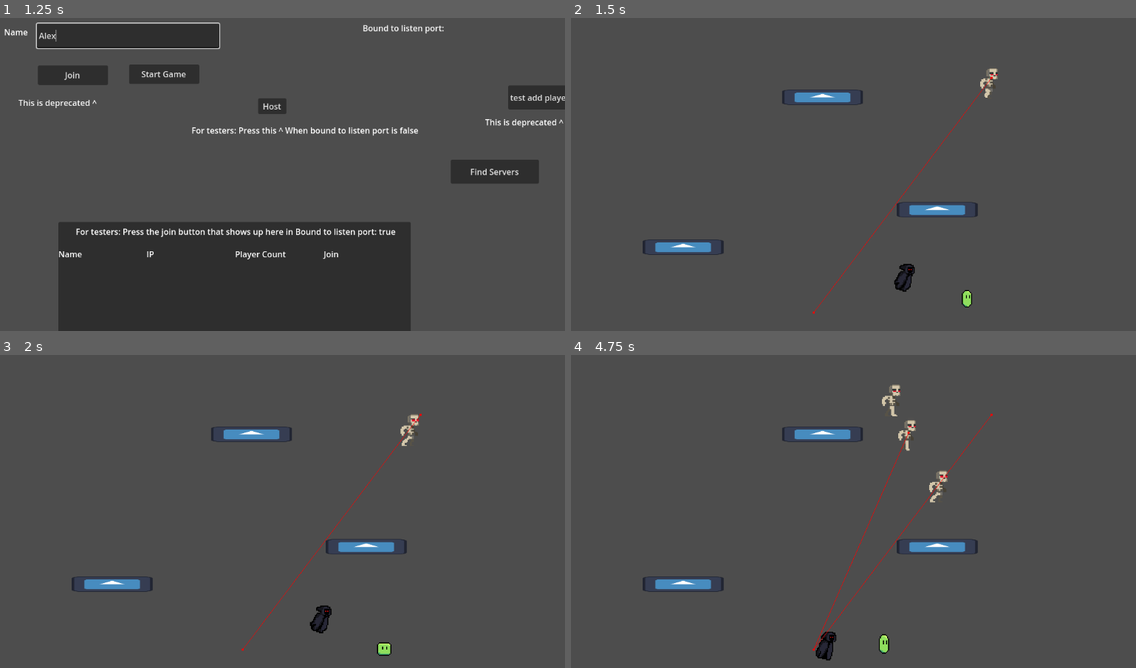
Above: before the commit, frames 1-4 (two rows, left to right).
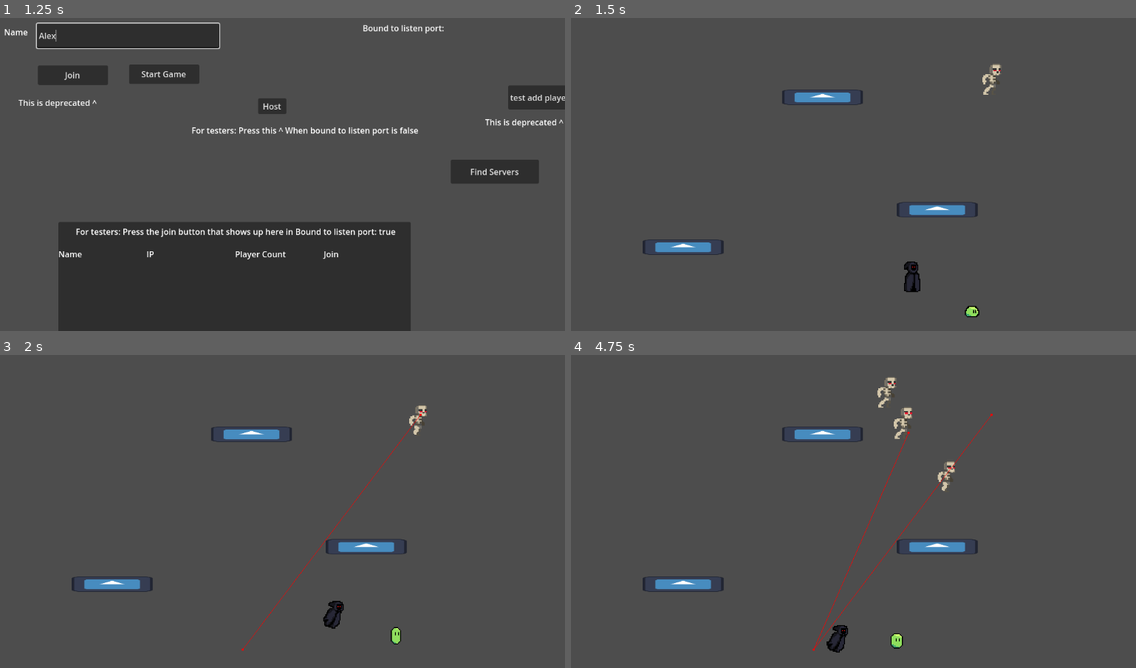
Above: after the commit, the same moments.

Repository: naixsu/CROCPNG
Game: Godot game, scene res://Scenes/Testing/NaixTestScenes/Multiplayer.tscn
Two runs of this game, one before a commit and one after it. Both use one fixed random seed, a clock stepped at 60 frames per second and the inputs below. The engine's default icon, where the game draws it, is replaced by a stand-in: a white triangle on a blue panel in a dark square.
Inputs (mouse positions are in pixels of both pictures, inside the frame that each line leads up to):
- Up to frame 1 (1.25 s): click (129, 36) at 0.52 s; type "Alex" at 0.6 s
- Up to frame 2 (1.5 s): click "Start Game" at 1.25 s
- Up to frame 3 (2 s): no input
- Up to frame 4 (4.75 s): tap Enter (ui_accept) at 2, 2.27, 3.02, 4.52 s; move the mouse to (972, 486) at 2.02 s; press the mouse at (972, 486) at 2.03 s; hold D (Right) 2.03-3.53 s; move the mouse to (723, 517) at 2.77 s; release the mouse at (723, 517) at 2.78 s; right-click (723, 517) at 2.85 s; move the mouse to (898, 430) at 3.52 s; press the mouse at (898, 430) at 3.53 s; hold A (Left) 3.53-4.28 s; move the mouse to (813, 567) at 4.27 s; release the mouse at (813, 567) at 4.28 s; hold D (Right) from 4.28 s (still down); right-click (813, 567) at 4.35 s

Frame 1 is identical in both runs. In frame 2, 0.8% of the frame differs, in the area x 42-77%, y 14-96%; in frame 3, 0.8%; in frame 4, 1.3%, in the area x 43-68%, y 7-98%.

Commit message:
Fixed pathfinding errors

Diff:
--- a/Scripts/Enemies/EnemyA/AI.gd
+++ b/Scripts/Enemies/EnemyA/AI.gd
@@ -33,6 +33,8 @@
 	var navArea = root.get_node("TestMultiplayerScene/NavArea")
 	if navArea:
 		var navRegion = navArea.get_node("NavRegion")
+#		navRegion.navpoly_map_sync()
+#		navRegion.navmesh.configure(navRegion.get_children())
 		var navMarkers = navRegion.get_children()
 
 		for marker in navMarkers:
@@ -51,6 +53,7 @@
 			return
 		set_movement_target(markers[i].position)
 		i += 1
+
 
 	var currentAgentPosition: Vector2 = global_position #Position of the enemy relative to the world
 	var nextPathPosition: Vector2 = navigationAgent.get_next_path_position()
--- a/Scripts/Enemies/EnemyA/EnemyA.gd
+++ b/Scripts/Enemies/EnemyA/EnemyA.gd
@@ -19,7 +19,11 @@
 	anim.play("idle")
 	ai.initialize(self)
 	ai.connect("state_changed", on_state_changed)
+	# Delay the initialize_path_finding function
+	await get_tree().create_timer(0.5).timeout
 	ai.initialize_path_finding()
+#	ai.initialize_path_finding()
+
 
 func _on_animated_sprite_2d_animation_finished():
 	queue_free()
